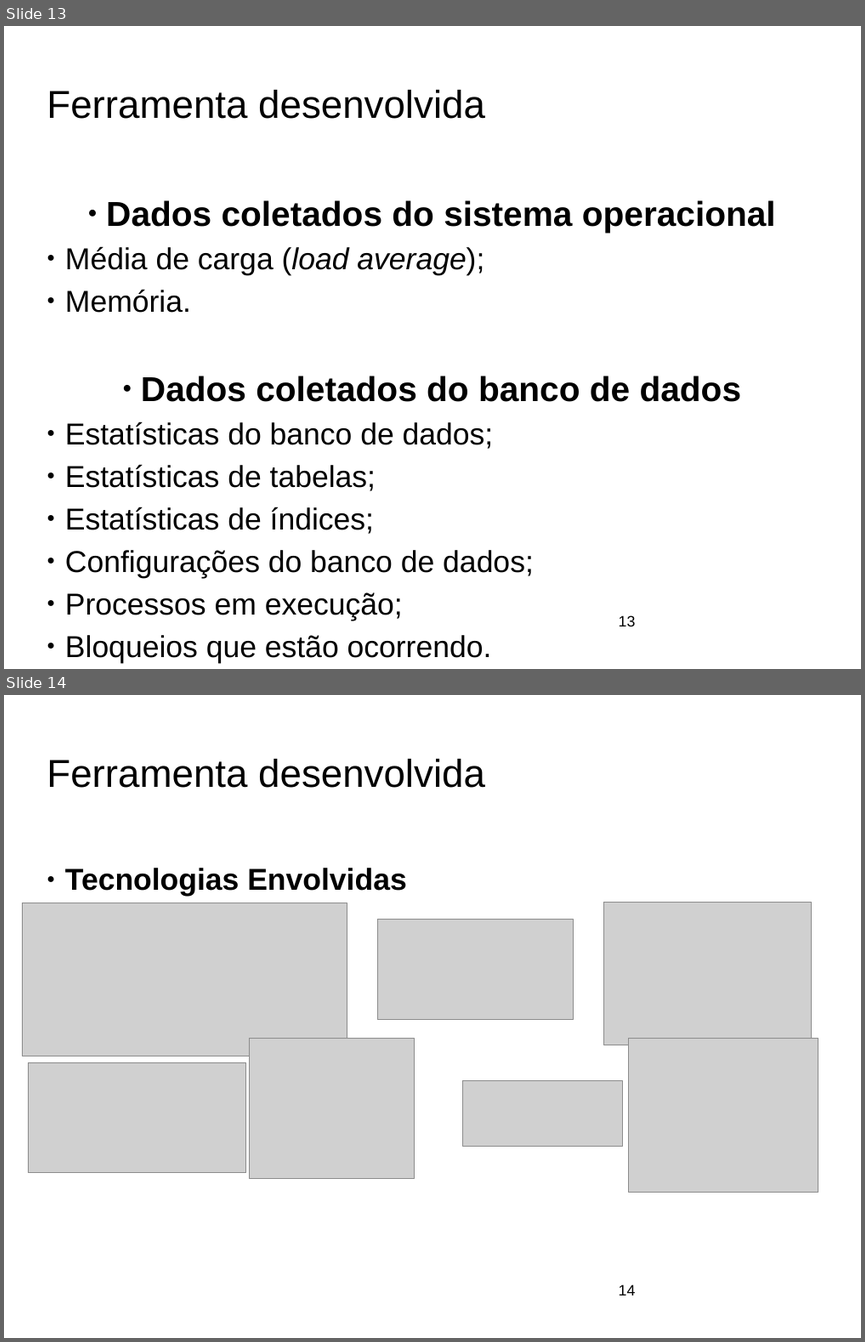
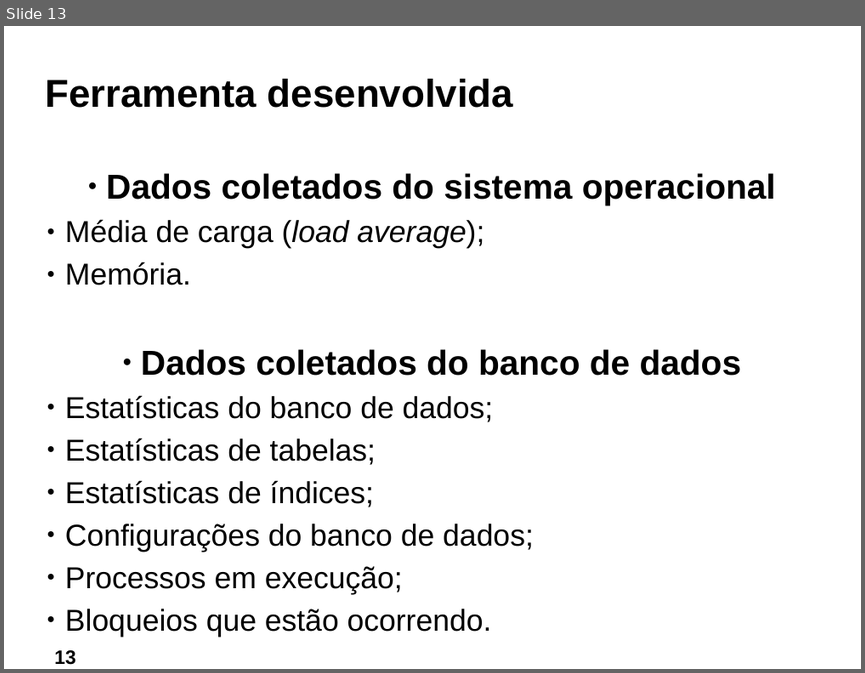
Before and after one commit to ftomasini/smdb, a slide deck: Documentos/FTOMASINI/FINAL/APRESENTACAO.odp. Shown one above the other, each under a label of ours: slides 13 and 14 before the commit, slide 13 after it. The pictures are 865x1342 and 865x673 pixels, drawn with LibreOffice and Linux fonts; fonts in the diff are those of the drawing; grey boxes stand for pictures; background and template pictures are left out. Boxes give left, top, right and bottom in pixels: in the first picture for what was removed or moved away, otherwise in the second. Text is boxed around its words. In the diff, an @@ line names an element or a change of style, - is before the commit and + after.

```diff
--- a/Documentos/FTOMASINI/FINAL/APRESENTACAO.odp
+++ b/Documentos/FTOMASINI/FINAL/APRESENTACAO.odp
@@ slide 14 removed at <box>4,695,861,1338</box>, background picture (left out) @@
@@ title removed at <box>46,759,485,788</box> @@
-Ferramenta desenvolvida
@@ text removed at <box>65,868,406,896</box> @@
-● Tecnologias Envolvidas
@@ picture removed at <box>23,903,347,1056</box> @@
@@ picture removed at <box>377,919,574,1019</box> @@
@@ picture removed at <box>603,902,811,1045</box> @@
@@ picture removed at <box>250,1038,414,1179</box> @@
@@ picture removed at <box>629,1038,819,1192</box> @@
@@ picture removed at <box>28,1062,245,1173</box> @@
@@ picture removed at <box>464,1081,623,1146</box> @@
@@ page number removed at <box>619,1284,636,1295</box> @@
-14
@@ slide 13 changed as well @@
@@ title "Ferramenta desenvolvida" at <box>45,79,513,108</box>: bold on @@
@@ text "Dados coletados do sistema operacional": place and size @@
-text "Dados coletados do sistema operacional" at <box>65,200,776,663</box>
+text "Dados coletados do sistema operacional" at <box>65,173,776,636</box>
@@ page number: place and size @@
-page number at <box>619,615,636,626</box>
+page number at <box>54,650,75,664</box>
@@ page number at <box>54,650,75,664</box>: size 14 to 18 pt, bold on; alignment left to centre @@
```
Also in this commit, not shown: 13 other slides changed, 13 slides added, 13 other slides removed, 1 other file.
